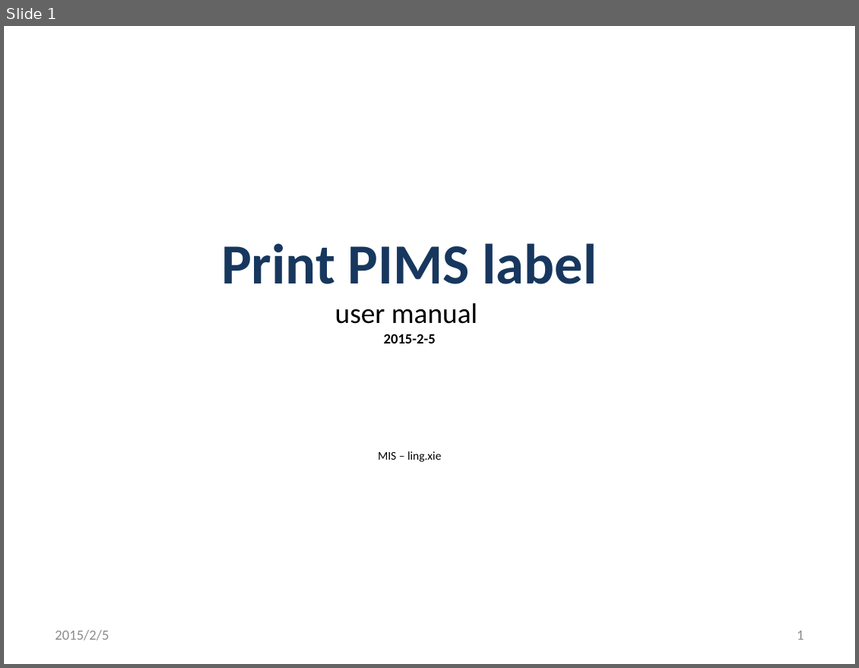
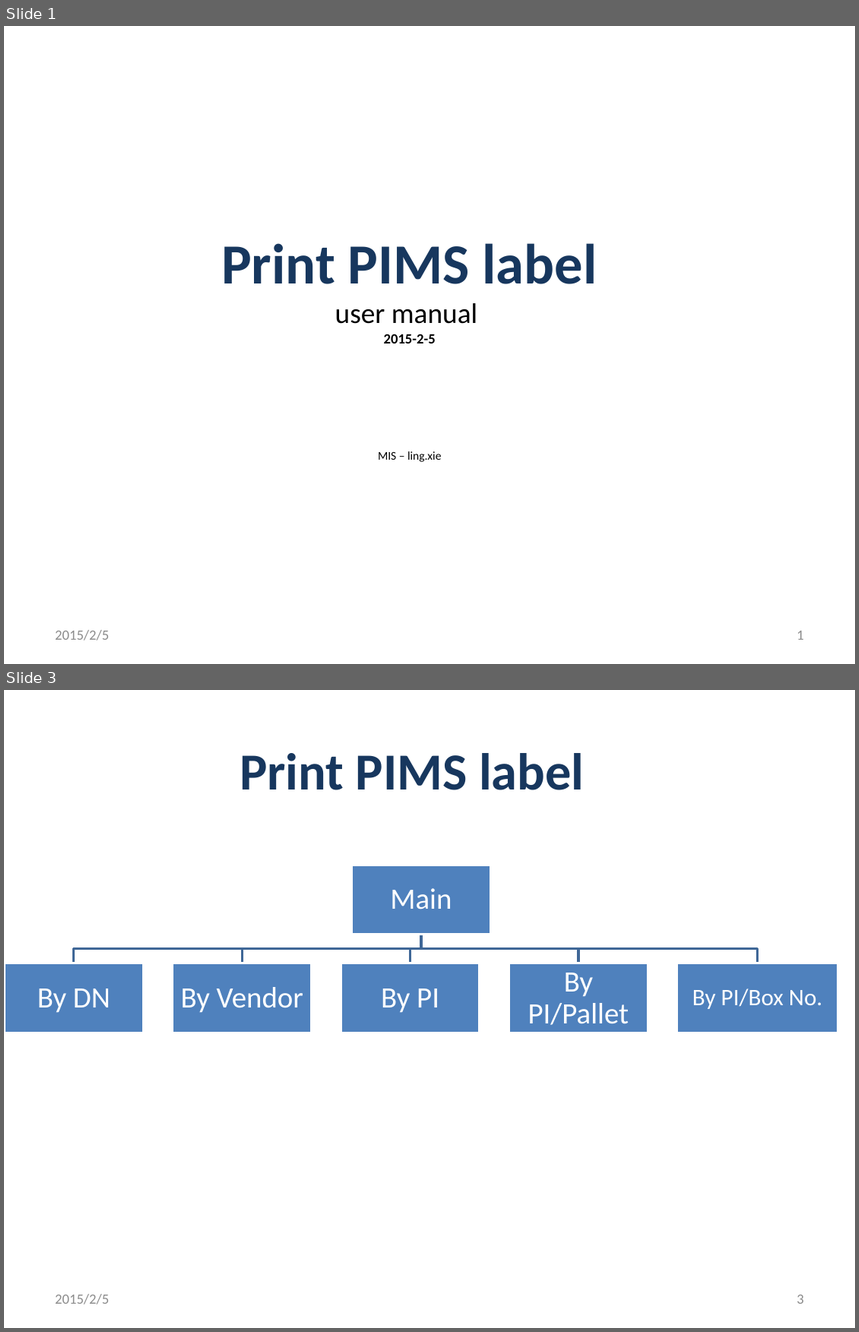
Before and after one commit to xlgwr/WHOperation, a slide deck: dbinit/Print PIMS label User Manual.pptx. Shown one above the other, each under a label of ours: slide 1 before the commit, slides 1 and 3 after it; the slides between them are not shown. The pictures are 859x668 and 859x1332 pixels, drawn with LibreOffice and Linux fonts; fonts in the diff are those of the drawing; background and template pictures are left out. Boxes give left, top, right and bottom in pixels: in the first picture for what was removed or moved away, otherwise in the second. Text is boxed around its words. In the diff, an @@ line names an element or a change of style, - is before the commit and + after.

Commit message:
fix bug for print all

```diff
--- a/dbinit/Print PIMS label User Manual.pptx
+++ b/dbinit/Print PIMS label User Manual.pptx
@@ slide 3 added at (4,690,855,1328), background #FFFFFF @@
@@ title added at (240,753,584,790), 44 pt, text #17375E, bold @@
+Print PIMS label
@@ group added at (4,865,838,1033): 6 rectangles, 6 texts, 5 freeform shapes @@
+Main
+By DN
+By Vendor
+By PI
+By PI/Pallet
+By PI/Box No.
@@ text added at (55,1294,109,1305), 12 pt, text #8C8C8C @@
+2015/2/5
@@ page number added at (797,1295,804,1304), 12 pt, text #8C8C8C @@
+3
```
Also in this commit, not shown: 3 slides changed, 2 other slides added, 2 other files.
